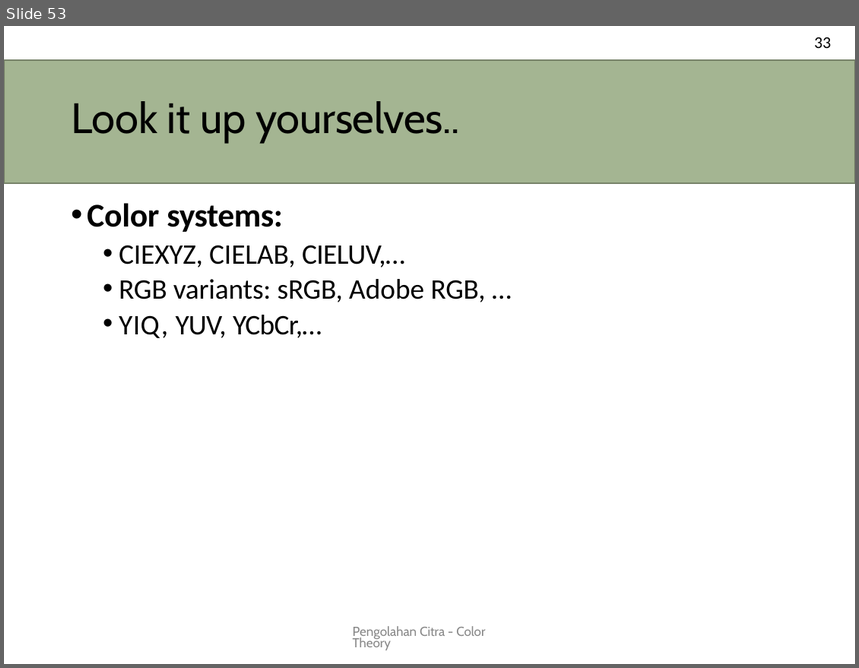
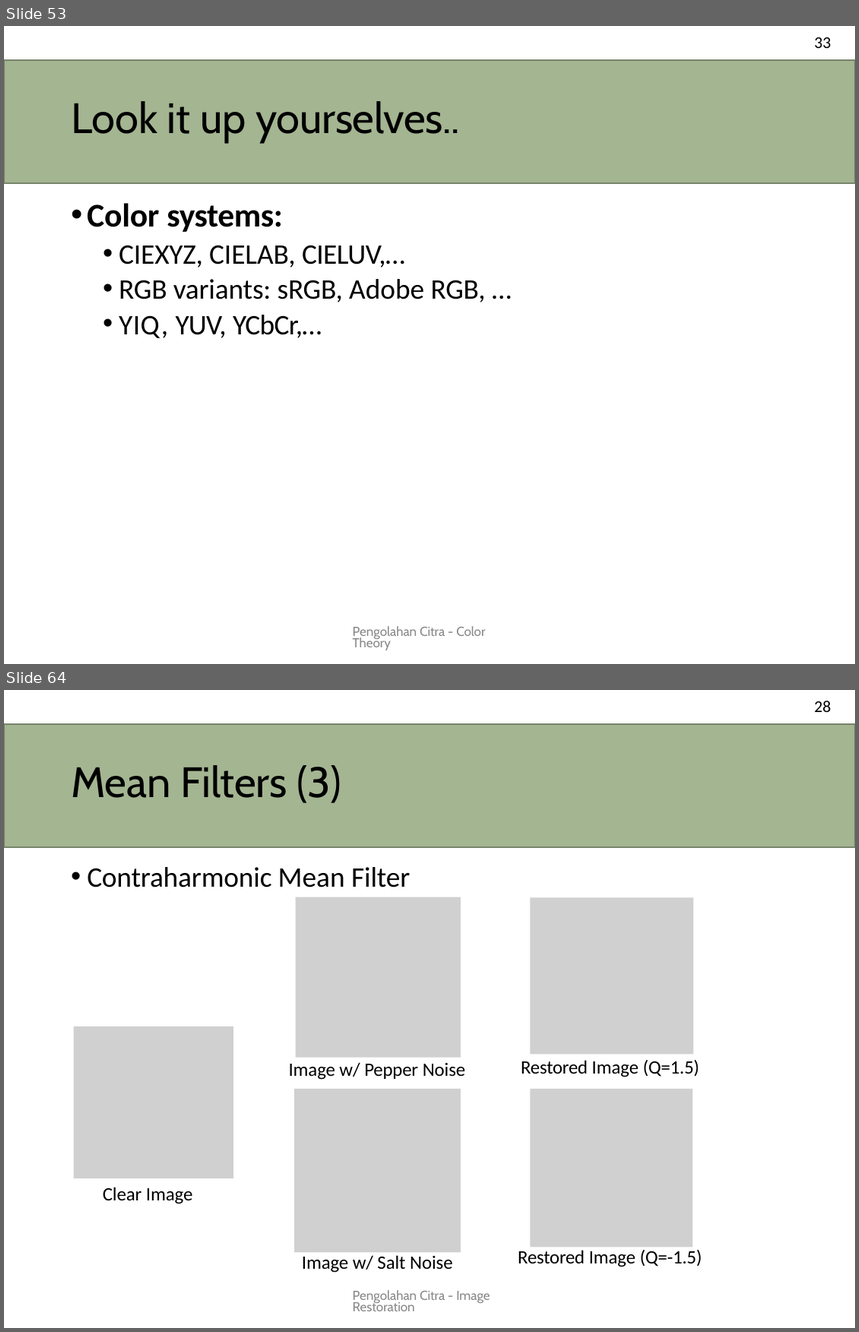
Before and after one commit to novalassalam/comvis, a slide deck: pencit.pptx. Shown one above the other, each under a label of ours: slide 53 before the commit, slides 53 and 64 after it; the slides between them are not shown. The pictures are 859x668 and 859x1332 pixels, drawn with LibreOffice and Linux fonts; fonts in the diff are those of the drawing; grey boxes stand for pictures. Boxes give left, top, right and bottom in pixels: in the first picture for what was removed or moved away, otherwise in the second. Text is boxed around its words. In the diff, an @@ line names an element or a change of style, - is before the commit and + after.

Commit message:
image restorasi

```diff
--- a/pencit.pptx
+++ b/pencit.pptx
@@ slide 64 added at (4,690,855,1328), background #FFFFFF @@
@@ text added at (814,701,831,712), 14 pt, text #000000 @@
+28
@@ title added at (4,724,855,847), fill #A4B592, outline #78846A 0.96 pt, 36 pt, text #000000 @@
+Mean Filters (3)
@@ text added at (87,867,410,888), 24 pt, text #000000 @@
+• Contraharmonic Mean Filter
@@ picture added at (295,897,460,1058) @@
@@ picture added at (530,897,693,1054) @@
@@ picture added at (74,1026,234,1179) @@
@@ text added at (289,1062,465,1080), 16 pt, text #000000 @@
+Image w/ Pepper Noise
@@ text added at (521,1060,699,1078), 16 pt, text #000000 @@
+Restored Image (Q=1.5)
@@ picture added at (294,1089,460,1253) @@
@@ picture added at (530,1089,693,1248) @@
@@ text added at (103,1187,192,1205), 16 pt, text #000000 @@
+Clear Image
@@ text added at (302,1255,452,1273), 16 pt, text #000000 @@
+Image w/ Salt Noise
@@ text added at (518,1250,702,1268), 16 pt, text #000000 @@
+Restored Image (Q=-1.5)
@@ text added at (353,1290,490,1312), 11 pt, text #888888 @@
+Pengolahan Citra - Image Restoration
```
Also in this commit, not shown: 10 other slides added.
